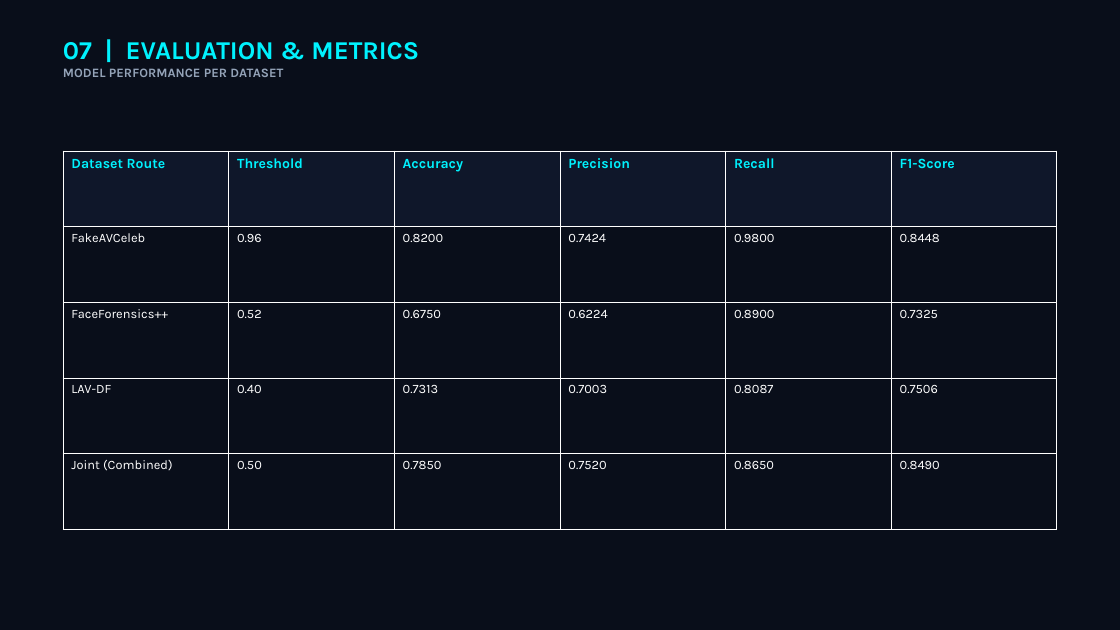
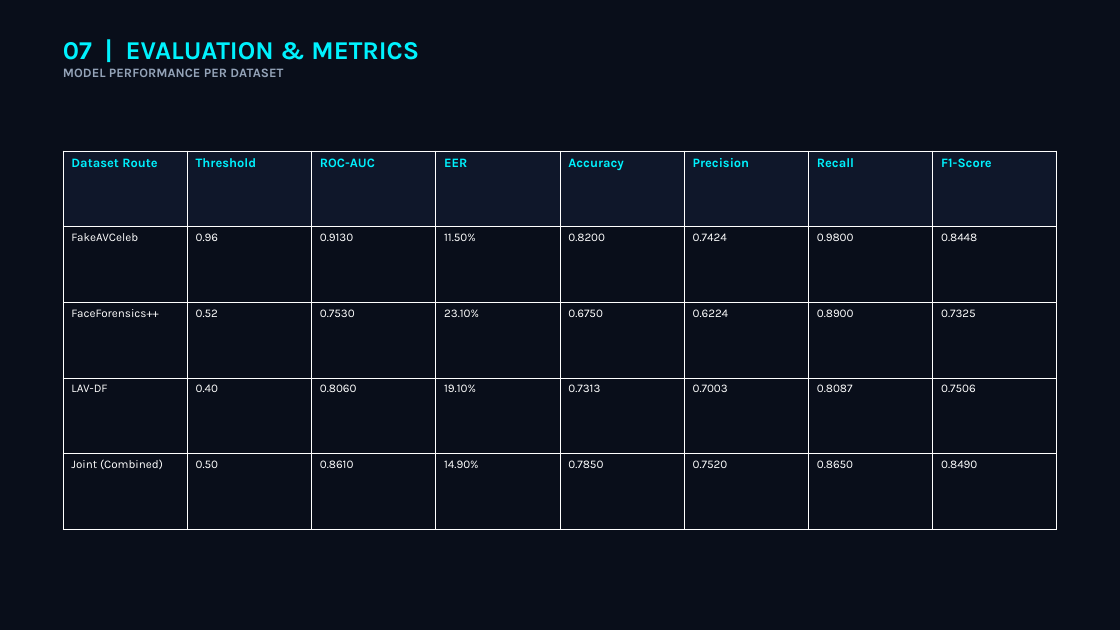
Before and after one commit to PrabhuVineeth/Multi-Modal-Deepfake-Detection-System, a slide deck: slide 8 of Robust_Explainable_MDDS_Presentation.pptx. Drawn at 1120x630 pixels with LibreOffice and Linux fonts; fonts in the diff are those of the drawing. Boxes give left, top, right and bottom in pixels: in the first picture for what was removed or moved away, otherwise in the second. Text is boxed around its words. In the diff, an @@ line names an element or a change of style, - is before the commit and + after.

Commit message:
Phase 44: Update Robust_Explainable_MDDS_Presentation.pptx to add EER and AUC metrics columns to Slide 8

```diff
--- a/Robust_Explainable_MDDS_Presentation.pptx
+++ b/Robust_Explainable_MDDS_Presentation.pptx
@@ table at bbox=[63, 151, 1058, 529] @@
+column 3: ROC-AUC | 0.9130 | 0.7530 | 0.8060 | 0.8610
+column 4: EER | 11.50% | 23.10% | 19.10% | 14.90%
```
